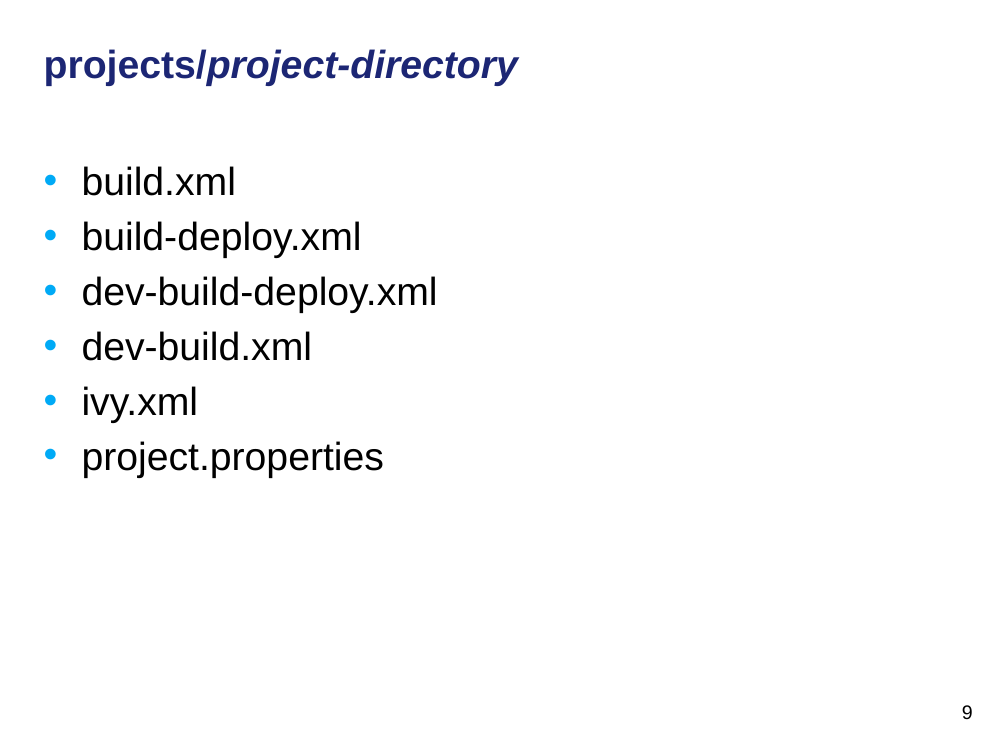
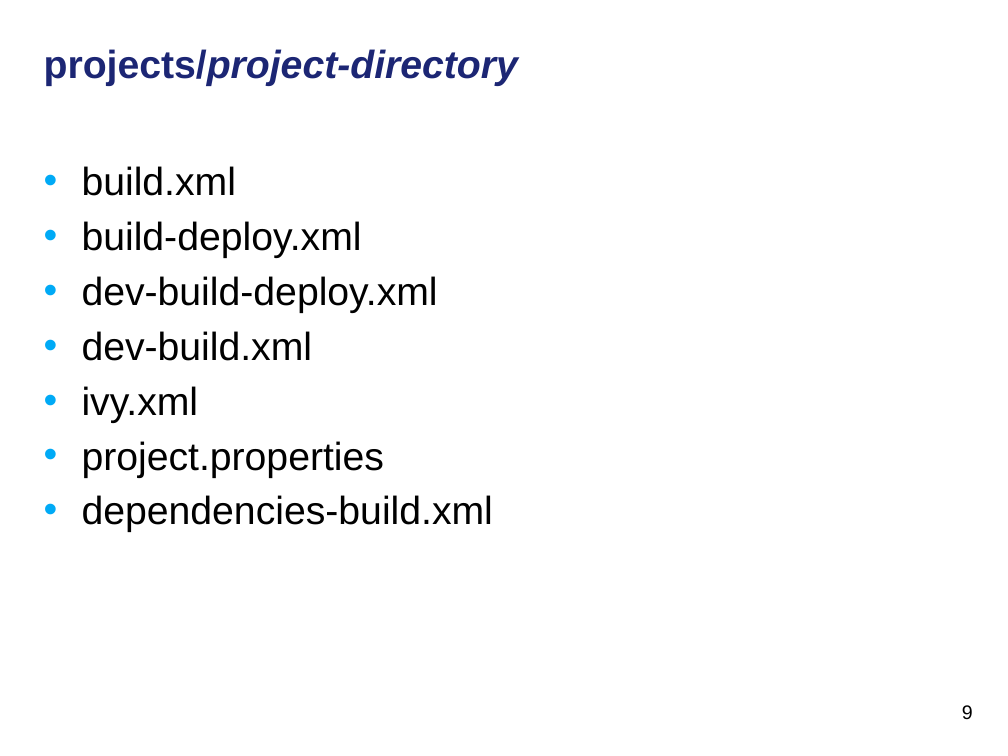
Before and after one commit to NCIP/cagrid-docs, a slide deck: slide 9 of general/meetings/UGM/2011-01-19_Ant-and-Ivy-Use-in-caGrid.pptx. Drawn at 1008x756 pixels with LibreOffice and Linux fonts; fonts in the diff are those of the drawing; background and template pictures are left out. Boxes give left, top, right and bottom in pixels: in the first picture for what was removed or moved away, otherwise in the second. Text is boxed around its words. In the diff, an @@ line names an element or a change of style, - is before the commit and + after.

```diff
--- a/general/meetings/UGM/2011-01-19_Ant-and-Ivy-Use-in-caGrid.pptx
+++ b/general/meetings/UGM/2011-01-19_Ant-and-Ivy-Use-in-caGrid.pptx
@@ text at [82,495,493,532]: paragraph added @@
+• dependencies-build.xml
```
Also in this commit, not shown: 4 other slides changed.
